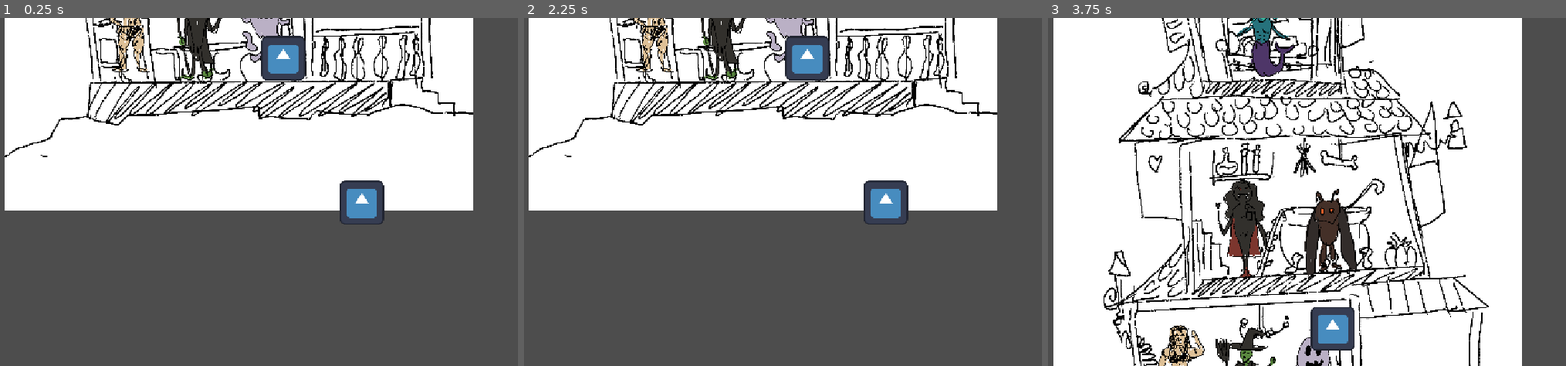
Above: before the commit, frames 1-3 (left to right).
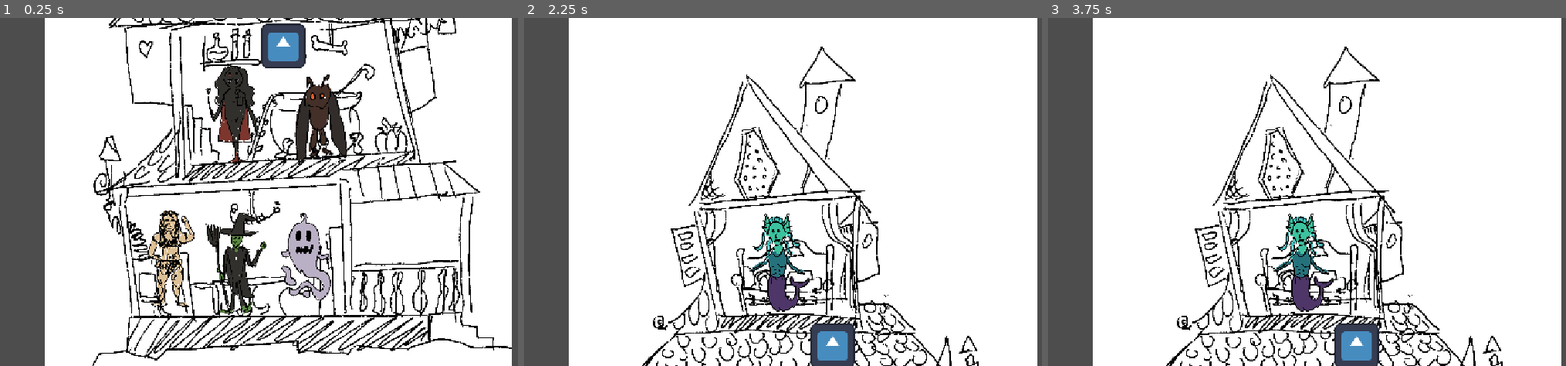
Above: after the commit, the same moments.

Repository: jakobbbb/find-your-boo
Game: Godot game, scene res://test.tscn
Two runs of this game, one before a commit and one after it. Both use one fixed random seed, a clock stepped at 60 frames per second and the inputs below. The engine's default icon, where the game draws it, is replaced by a stand-in: a white triangle on a blue panel in a dark square.
Inputs (mouse positions are in pixels of both pictures, inside the frame that each line leads up to):
- Up to frame 1 (0.25 s): no input
- Up to frame 2 (2.25 s): tap Enter (ui_accept) at 0.5, 0.77, 1.25, 1.52, 2 s; move the mouse to (715, 35) at 0.52 s; tap Space at 0.6, 1.35, 2.1 s; click (715, 35) at 0.67 s; move the mouse to (653, 28) at 1.27 s; hold S 1.28-2.03 s; click (653, 28) at 1.42 s; move the mouse to (788, 28) at 2.02 s; click (788, 28) at 2.17 s
- Up to frame 3 (3.75 s): tap Enter (ui_accept) at 2.75, 3.02, 3.5 s; move the mouse to (1410, 202) at 2.77 s; tap Space at 2.85, 3.6 s; click (1410, 202) at 2.92 s; move the mouse to (1332, 59) at 3.52 s; hold S from 3.53 s (still down); click (1332, 59) at 3.67 s

The runs differ from the first frame. In frame 1, 63% of the frame differs, in the area x 0-99%, y 0-100%; in frame 2, 57%; in frame 3, 36%.

Commit message:
adjust cams

Diff:
--- a/test.tscn
+++ b/test.tscn
@@ -110,20 +110,20 @@
 unique_name_in_owner = true
 
 [node name="Camera2D" type="Camera2D" parent="." unique_id=715502669]
-position = Vector2(570, 320)
+position = Vector2(456, -362)
 zoom = Vector2(0.64, 0.64)
 script = ExtResource("4_ppyta")
 
 [node name="Arrow" parent="Camera2D" unique_id=1753165597 instance=ExtResource("5_ykrsh")]
-position = Vector2(2, -618)
+position = Vector2(72, -569)
 
 [node name="Camera2D2" type="Camera2D" parent="." unique_id=2021939344]
-position = Vector2(568, -696)
+position = Vector2(454, -1378)
 zoom = Vector2(0.64, 0.64)
 script = ExtResource("4_ppyta")
 
 [node name="Arrow" parent="Camera2D2" unique_id=1754077635 instance=ExtResource("5_ykrsh")]
-position = Vector2(2, 627)
+position = Vector2(2, 591)
 
 [connection signal="pressed" from="Camera2D/Arrow" to="Camera2D" method="_on_arrow_pressed"]
 [connection signal="pressed" from="Camera2D2/Arrow" to="Camera2D2" method="_on_arrow_pressed"]
